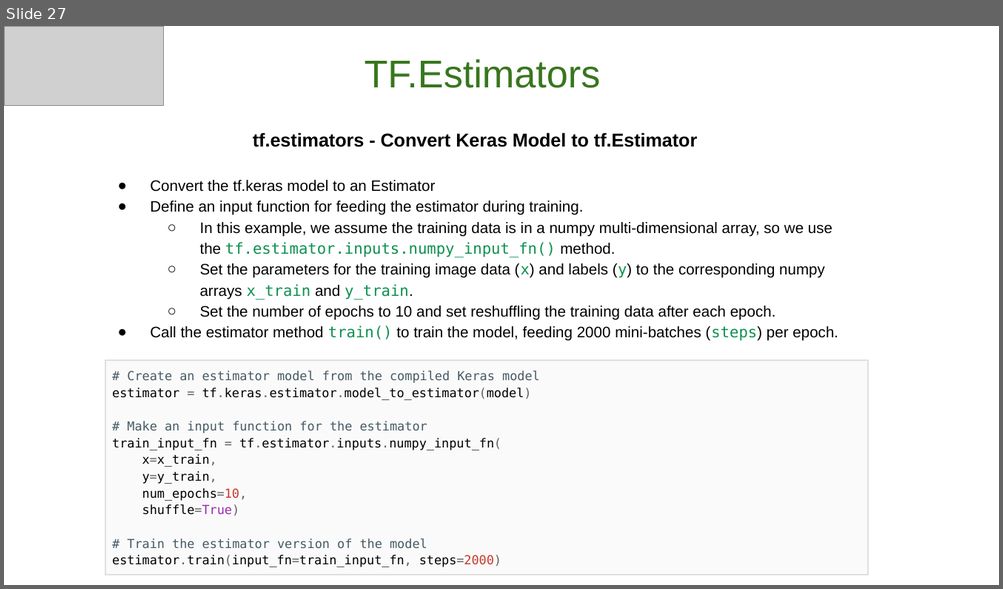
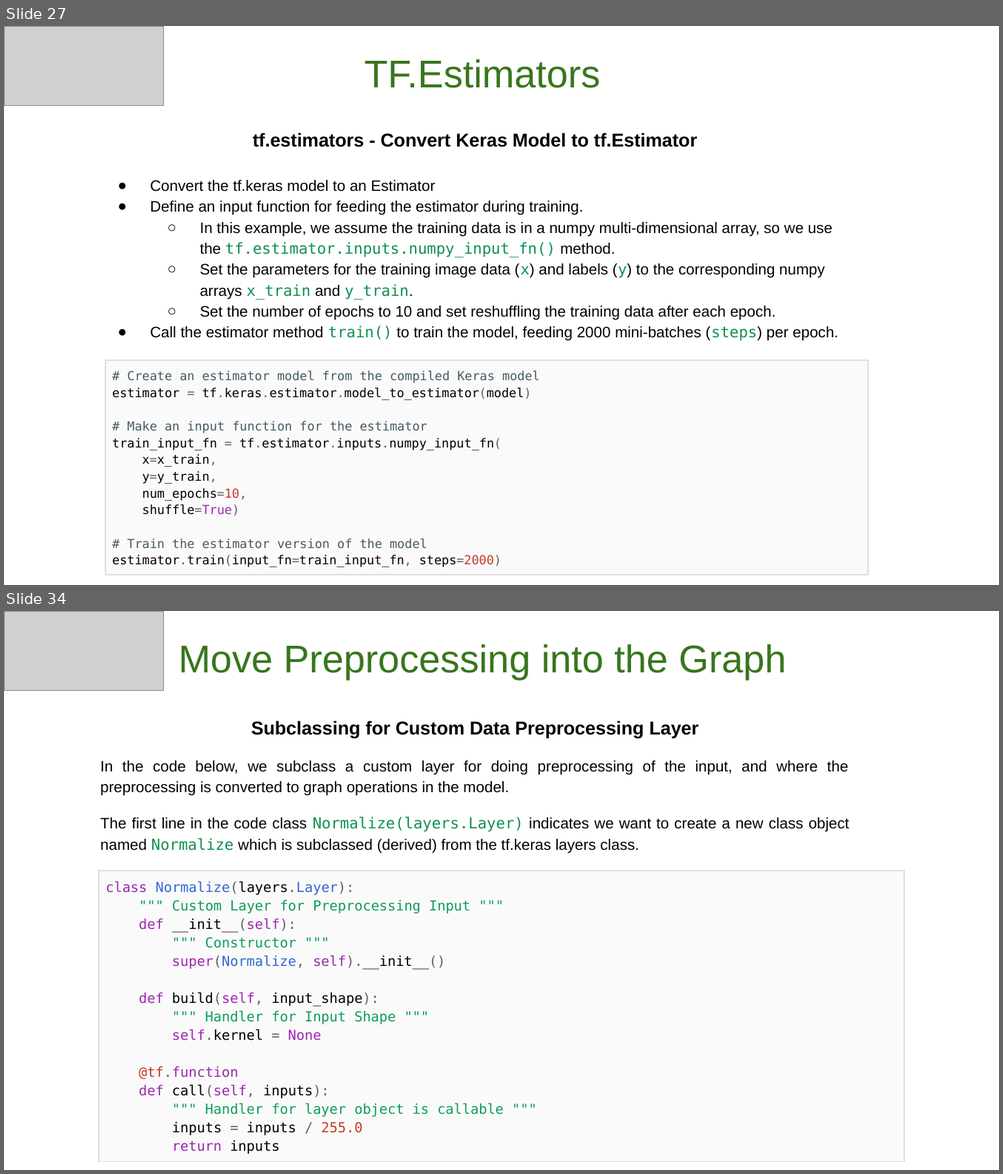
Before and after one commit to GoogleCloudPlatform/keras-idiomatic-programmer, a slide deck: workshops/Production/The Idiomatic Programmer - Production - Workshop.pptx. Shown one above the other, each under a label of ours: slide 27 before the commit, slides 27 and 34 after it; the slides between them are not shown. The pictures are 1003x589 and 1003x1174 pixels, drawn with LibreOffice and Linux fonts; fonts in the diff are those of the drawing; grey boxes stand for pictures. Boxes give left, top, right and bottom in pixels: in the first picture for what was removed or moved away, otherwise in the second. Text is boxed around its words. In the diff, an @@ line names an element or a change of style, - is before the commit and + after.

```diff
--- a/workshops/Production/The Idiomatic Programmer - Production - Workshop.pptx
+++ b/workshops/Production/The Idiomatic Programmer - Production - Workshop.pptx
@@ slide 34 added at <box>4,611,999,1170</box>, background #FFFFFF @@
@@ picture added at <box>4,611,163,691</box> @@
@@ subtitle added at <box>179,644,785,680</box>, 28 pt, text #38761D @@
+Move Preprocessing into the Graph
@@ text added at <box>100,721,849,854</box>, 11 pt, text #000000 @@
+Subclassing for Custom Data Preprocessing Layer
+In the code below, we subclass a custom layer for doing preprocessing of the input, and where the preprocessing is converted to graph operations in the model.
+The first line in the code class Normalize(layers.Layer) indicates we want to create a new class object named Normalize which is subclassed (derived) from the tf.keras layers class.
@@ table added at <box>99,871,903,1170</box>, 1 rows, 1 columns @@
+class Normalize(layers.Layer): / """ Custom Layer for Preprocessing Input """ / def __init__(self): / """ Constructor """ / super(Normalize, self).__init__() / def build(self, input_shape): / """ Handler for Input Shape """ / self.kernel = None / @tf.function / def call(self, inputs): / """ Handler for layer object is callable """ / inputs = inputs / 255.0 / return inputs
```
Also in this commit, not shown: 11 slides changed, 9 other slides added, 1 slide removed.
